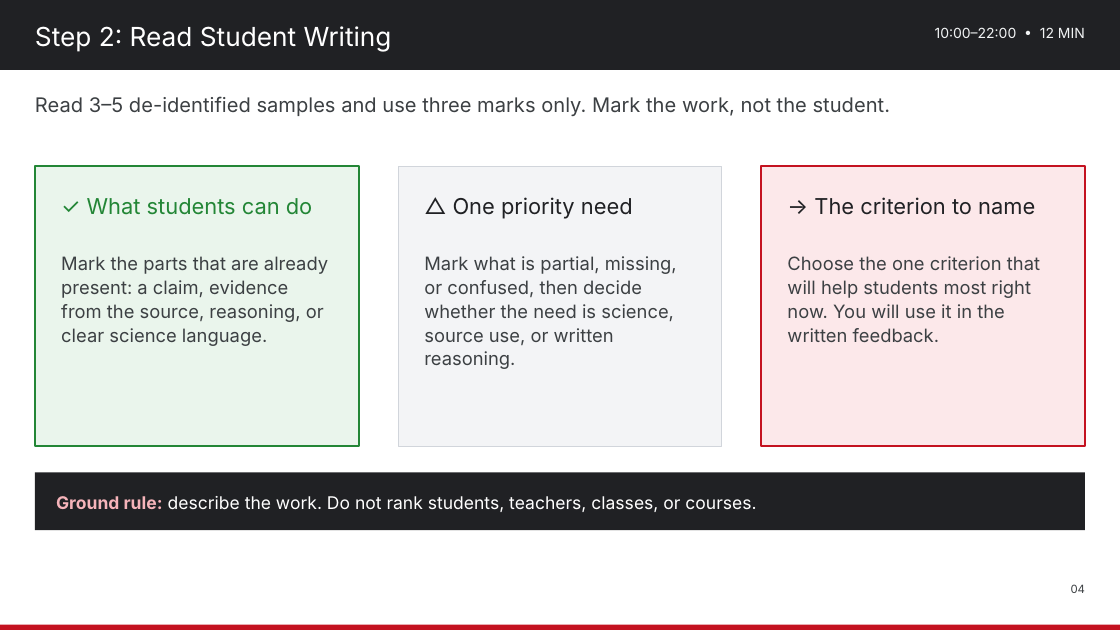
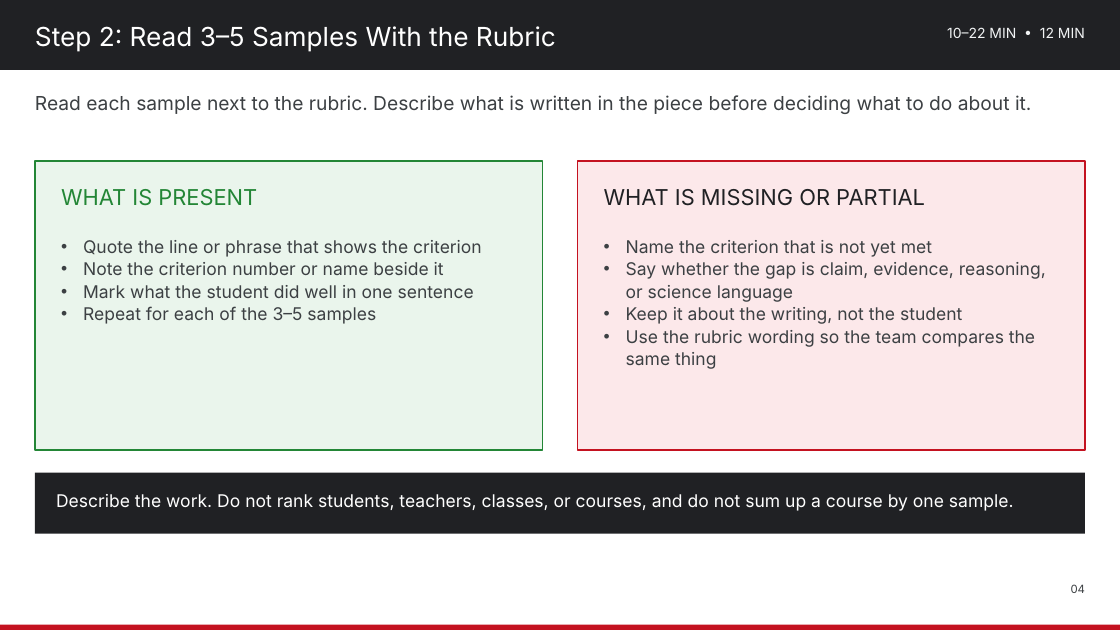
Before and after one commit to nbhs-science/nbhs-science, a slide deck: slide 4 of assets/plc/2026-10-30_Lesson_Internalization_Use_Student_Work_to_Adjust_Next_Learning_Experience.pptx. Drawn at 1120x630 pixels with LibreOffice and Linux fonts; fonts in the diff are those of the drawing. Boxes give left, top, right and bottom in pixels: in the first picture for what was removed or moved away, otherwise in the second. Text is boxed around its words. In the diff, an @@ line names an element or a change of style, - is before the commit and + after.

Commit message:
Update Friday rubric-first PLC materials
Publish the clear rubric-first Friday PLC deck and agenda, plus the reusable Student Writing Analysis & Reflection Tool. The rubric is used as the shared anchor alongside teacher analysis of student writing.

```diff
--- a/assets/plc/2026-10-30_Lesson_Internalization_Use_Student_Work_to_Adjust_Next_Learning_Experience.pptx
+++ b/assets/plc/2026-10-30_Lesson_Internalization_Use_Student_Work_to_Adjust_Next_Learning_Experience.pptx
@@ text at <box>35,26,556,52</box>: text changed @@
-Step 2: Read Student Writing
+Step 2: Read 3–5 Samples With the Rubric
@@ text at <box>947,27,1085,38</box>: text changed @@
-10:00–22:00 • 12 MIN
+10–22 MIN • 12 MIN
@@ text at <box>35,95,1031,114</box>: text changed; size 23 to 22 pt @@
-Read 3–5 de-identified samples and use three marks only. Mark the work, not the student.
+Read each sample next to the rubric. Describe what is written in the piece before deciding what to do about it.
@@ rectangle: place and size @@
-rectangle at <box>35,166,359,446</box>
+rectangle at <box>35,161,543,450</box>
@@ rectangle removed at <box>398,166,722,446</box> @@
@@ rectangle: place and size @@
-rectangle at <box>761,166,1085,446</box>
+rectangle at <box>578,161,1085,450</box>
@@ text added at <box>61,189,257,206</box>, 25 pt, text #238636 @@
+WHAT IS PRESENT
@@ text removed at <box>87,198,312,215</box> @@
-✓ What students can do
@@ text removed at <box>453,197,633,219</box> @@
-△ One priority need
@@ text added at <box>604,189,925,206</box>, 25 pt, text #202124 @@
+WHAT IS MISSING OR PARTIAL
@@ text removed at <box>814,197,1035,215</box> @@
-→ The criterion to name
@@ text removed at <box>61,256,328,346</box> @@
-Mark the parts that are already present: a claim, evidence from the source, reasoning, or clear science language.
@@ text added at <box>83,240,482,324</box>, 20 pt, text #3C4043 @@
+• Quote the line or phrase that shows the criterion
+• Note the criterion number or name beside it
+• Mark what the student did well in one sentence
+• Repeat for each of the 3–5 samples
@@ text removed at <box>424,256,677,369</box> @@
-Mark what is partial, missing, or confused, then decide whether the need is science, source use, or written reasoning.
@@ text added at <box>626,240,1046,369</box>, 20 pt, text #3C4043 @@
+• Name the criterion that is not yet met
+• Say whether the gap is claim, evidence, reasoning, or science language
+• Keep it about the writing, not the student
+• Use the rubric wording so the team compares the same thing
@@ text removed at <box>787,256,1040,342</box> @@
-Choose the one criterion that will help students most right now. You will use it in the written feedback.
@@ rectangle: place and size @@
-rectangle at <box>35,472,1085,530</box>
+rectangle at <box>35,472,1085,534</box>
@@ text at <box>56,494,1014,511</box>: text changed @@
-Ground rule: describe the work. Do not rank students, teachers, classes, or courses.
+Describe the work. Do not rank students, teachers, classes, or courses, and do not sum up a course by one sample.
```
Also in this commit, not shown: 1 other slide changed, 6 slides added, 5 slides removed, 3 other files.
